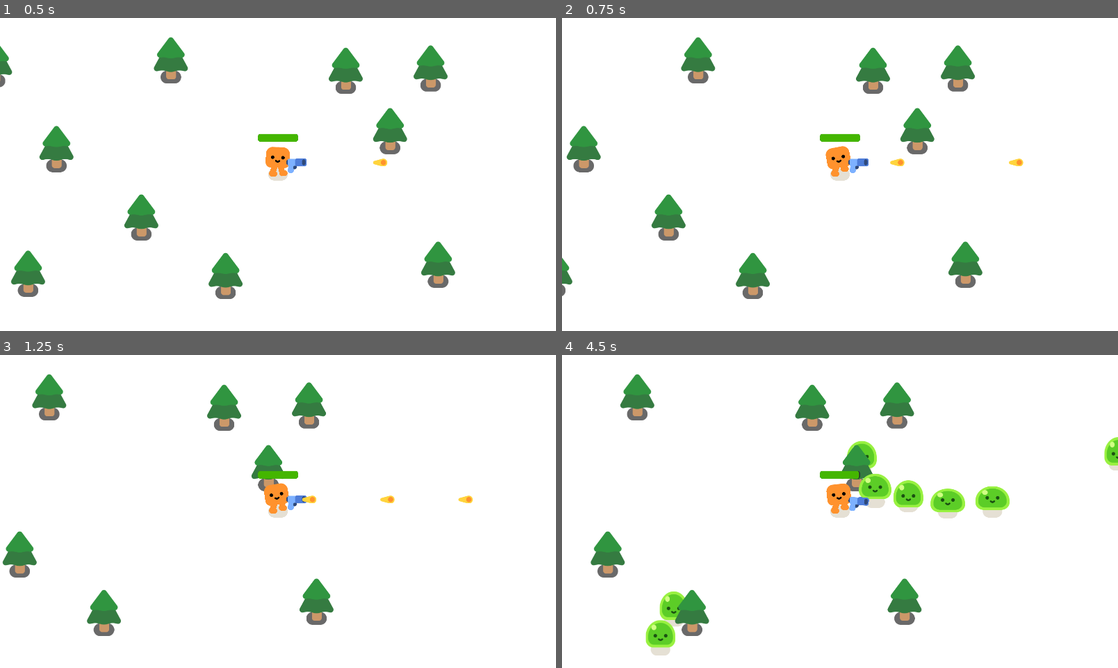
Above: before the commit, frames 1-4 (two rows, left to right).
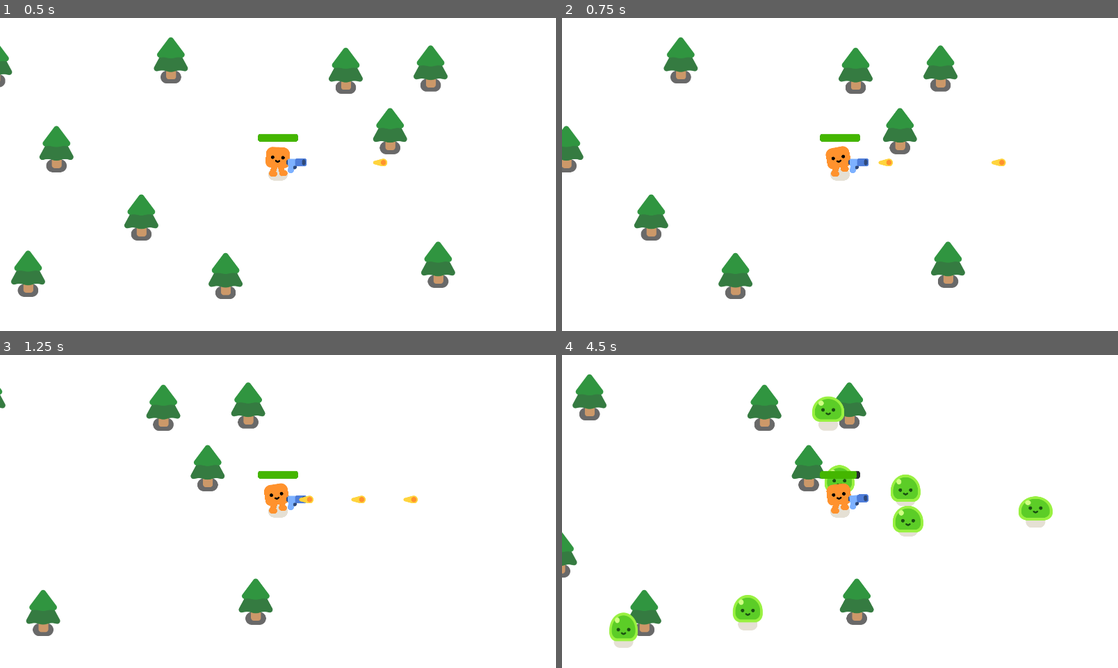
Above: after the commit, the same moments.

Repository: zuzu0103/godot-first-2d-game
Game: Godot game, scene res://survivours_game.tscn
Same seed, same stepped clock (60 frames per second), same inputs: the game is played once before the commit and once after it. This scene is started directly instead of the project's main scene.
Inputs:
- Up to frame 1 (0.5 s): no input
- Up to frame 2 (0.75 s): tap Enter at 0.5 s; hold D (move_right) from 0.53 s (still down)
- Up to frame 3 (1.25 s): keep holding D (move_right)
- Up to frame 4 (4.5 s): release D (move_right) at 1.28 s; hold S (move_down) 1.28-2.03 s; hold D (move_right) 2.03-2.78 s; hold W (move_up) 2.78-3.53 s; hold A (move_left) from 3.53 s (still down)

Frame 1 is identical in both runs. In frame 2, 7.0% of the frame differs, in the area x 0-83%, y 6-90%; in frame 3, 6.9%; in frame 4, 13%, in the area x 0-100%, y 6-96%.

Commit message:
Changed player move speed
-Increased move speed from 600 to 900

Diff:
--- a/player.gd
+++ b/player.gd
@@ -2,7 +2,7 @@
 
 signal health_depleted
 
-var speed = 600.0
+var speed = 900.0
 var health = 100.0
 
 func _physics_process(delta):
--- a/project.godot
+++ b/project.godot
@@ -75,7 +75,7 @@
 [application]
 
 config/name="Your First 2D Game With Godot 4: START (GDQuest)"
-run/main_scene="uid://cral7cpj1i60k"
+run/main_scene="uid://bwk8lkqsh08i"
 config/features=PackedStringArray("4.4", "Forward Plus")
 config/icon="res://icon.png"
 
Not shown: 1 places in survivours_game.tscn that only renumber resources
